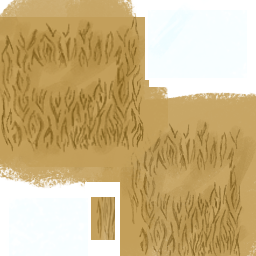
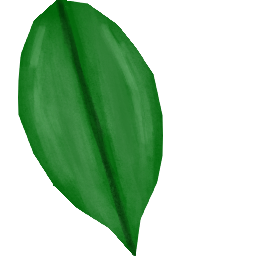
Revision of a layered 256×256 image; what changed, layer by layer:
added layer "Capa de pintura 12" above "Wall" over [0,0,256,256]
hid group "window" (3 layers) over [0,0,256,256]
